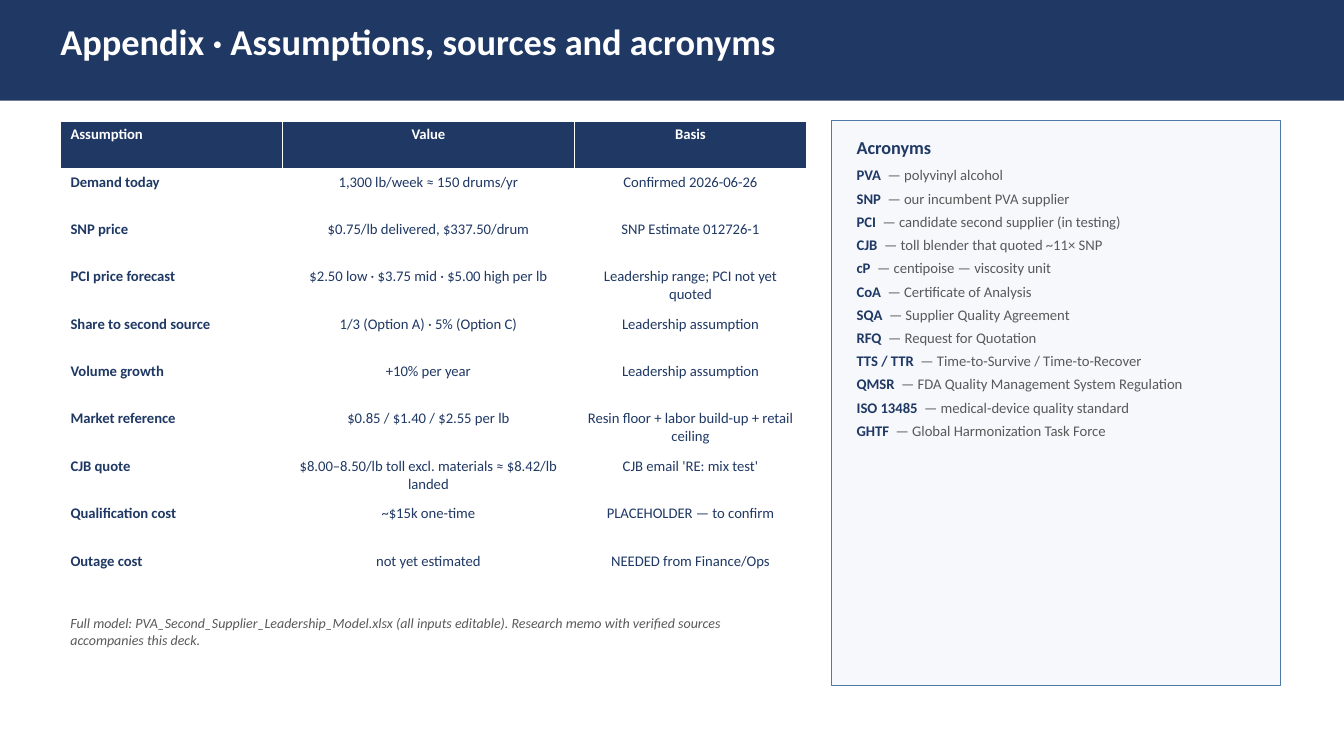
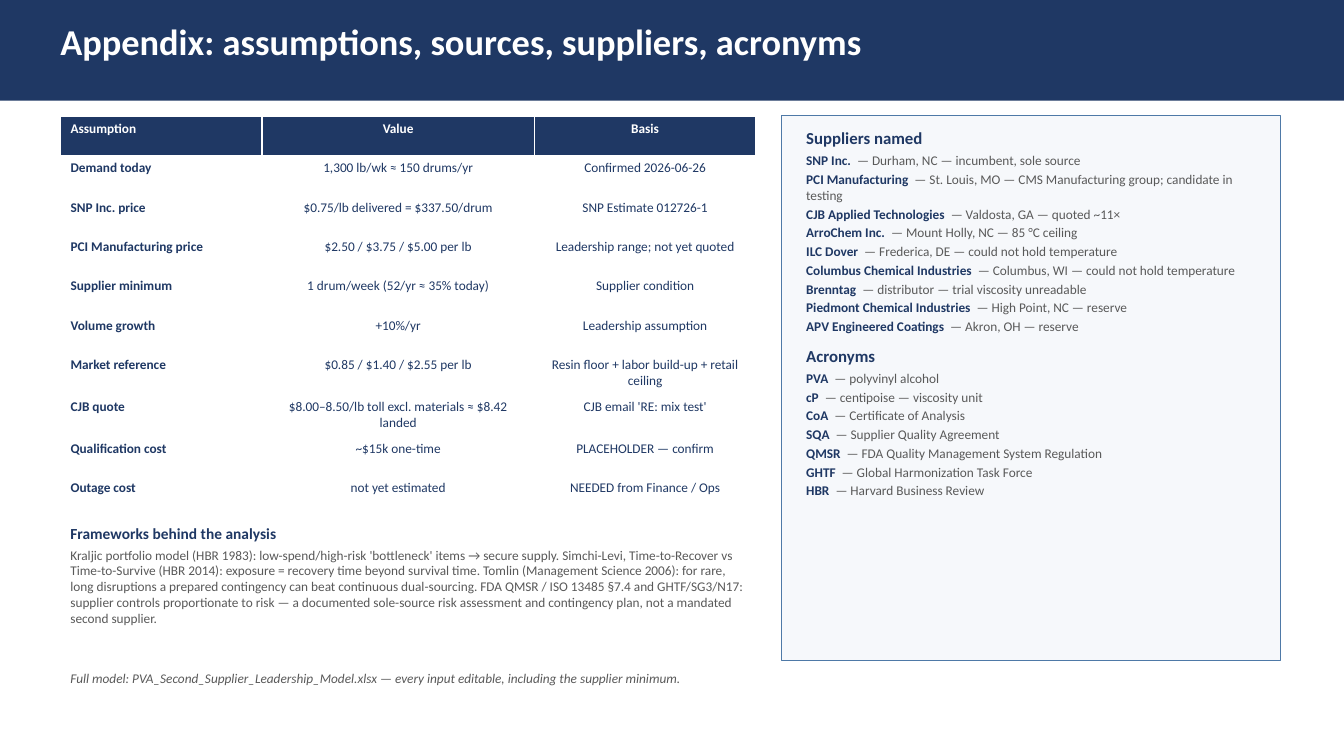
Before and after one commit to naviero1/Claude-Works, a slide deck: slide 9 of PVA second supplier initiative/PVA_Second_Supplier_Leadership_Deck.pptx (slide 15 before the commit). Drawn at 1344x756 pixels with LibreOffice and Linux fonts; fonts in the diff are those of the drawing. Boxes give left, top, right and bottom in pixels: in the first picture for what was removed or moved away, otherwise in the second. Text is boxed around its words. In the diff, an @@ line names an element or a change of style, - is before the commit and + after.

```diff
--- a/PVA second supplier initiative/PVA_Second_Supplier_Leadership_Deck.pptx
+++ b/PVA second supplier initiative/PVA_Second_Supplier_Leadership_Deck.pptx
@@ text at (x1=60, y1=29, x2=861, y2=61): text changed @@
-Appendix · Assumptions, sources and acronyms
+Appendix: assumptions, sources, suppliers, acronyms
@@ table at (x1=60, y1=116, x2=756, y2=509) @@
-row 2, column 2: 1,300 lb/week ≈ 150 drums/yr
+row 2, column 2: 1,300 lb/wk ≈ 150 drums/yr
-row 3, column 1: SNP price
+row 3, column 1: SNP Inc. price
-row 3, column 2: $0.75/lb delivered, $337.50/drum
+row 3, column 2: $0.75/lb delivered = $337.50/drum
-row 4: PCI price forecast | $2.50 low · $3.75 mid · $5.00 high per lb | Leadership range; PCI not yet quoted
+row 4: PCI Manufacturing price | $2.50 / $3.75 / $5.00 per lb | Leadership range; not yet quoted
-row 5: Share to second source | 1/3 (Option A) · 5% (Option C) | Leadership assumption
+row 5: Supplier minimum | 1 drum/week (52/yr ≈ 35% today) | Supplier condition
-row 6, column 2: +10% per year
+row 6, column 2: +10%/yr
-row 8, column 2: $8.00–8.50/lb toll excl. materials ≈ $8.42/lb landed
+row 8, column 2: $8.00–8.50/lb toll excl. materials ≈ $8.42 landed
-row 9, column 3: PLACEHOLDER — to confirm
+row 9, column 3: PLACEHOLDER — confirm
-row 10, column 3: NEEDED from Finance/Ops
+row 10, column 3: NEEDED from Finance / Ops
@@ size 10.5 to 9.5 pt in "Assumption", "Value", "Basis", "Demand today" and 13 more places @@
@@ table resized from (x1=60, y1=121, x2=807, y2=595) to (x1=60, y1=116, x2=756, y2=509) @@
@@ rectangle resized from (x1=832, y1=121, x2=1280, y2=686) to (x1=781, y1=116, x2=1280, y2=660) @@
@@ text "Suppliers named" moved from (x1=857, y1=170, x2=1182, y2=436) to (x1=806, y1=132, x2=1235, y2=495) @@
@@ text at (x1=806, y1=132, x2=1235, y2=334): paragraphs added @@
+Suppliers named
+SNP Inc. — Durham, NC — incumbent, sole source
+PCI Manufacturing — St. Louis, MO — CMS Manufacturing group; candidate in testing
+CJB Applied Technologies — Valdosta, GA — quoted ~11×
+ArroChem Inc. — Mount Holly, NC — 85 °C ceiling
+ILC Dover — Frederica, DE — could not hold temperature
+Columbus Chemical Industries — Columbus, WI — could not hold temperature
+Brenntag — distributor — trial viscosity unreadable
+Piedmont Chemical Industries — High Point, NC — reserve
+APV Engineered Coatings — Akron, OH — reserve
@@ text at (x1=857, y1=216, x2=1121, y2=253): paragraphs removed @@
-SNP — our incumbent PVA supplier
-PCI — candidate second supplier (in testing)
-CJB — toll blender that quoted ~11× SNP
@@ text at (x1=806, y1=351, x2=1102, y2=477): size 13 to 12 pt in "Acronyms"; size 10.5 to 9.5 pt in "PVA — polyvinyl alcohol", "cP — centipoise — viscosity unit", "CoA — Certificate of Analysis", "SQA — Supplier Quality Agreement" and 2 more places; more space between paragraphs; less space between paragraphs @@
@@ text at (x1=857, y1=333, x2=1141, y2=366): paragraphs removed @@
-RFQ — Request for Quotation
-TTS / TTR — Time-to-Survive / Time-to-Recover
@@ text at (x1=857, y1=403, x2=1129, y2=416): paragraph removed @@
-ISO 13485 — medical-device quality standard
@@ text at (x1=806, y1=486, x2=985, y2=495): paragraph added @@
+HBR — Harvard Business Review
@@ text added at (x1=70, y1=528, x2=743, y2=625), 9.5 pt, text #595959 @@
+Frameworks behind the analysis
+Kraljic portfolio model (HBR 1983): low-spend/high-risk 'bottleneck' items → secure supply. Simchi-Levi, Time-to-Recover vs Time-to-Survive (HBR 2014): exposure = recovery time beyond survival time. Tomlin (Management Science 2006): for rare, long disruptions a prepared contingency can beat continuous dual-sourcing. FDA QMSR / ISO 13485 §7.4 and GHTF/SG3/N17: supplier controls proportionate to risk — a documented sole-source risk assessment and contingency plan, not a mandated second supplier.
@@ text at (x1=70, y1=674, x2=681, y2=685): text changed; size 10 to 9.5 pt @@
-Full model: PVA_Second_Supplier_Leadership_Model.xlsx (all inputs editable). Research memo with verified sources accompanies this deck.
+Full model: PVA_Second_Supplier_Leadership_Model.xlsx — every input editable, including the supplier minimum.
```
Also in this commit, not shown: 1 other slide changed, 7 slides added, 13 slides removed, 6 other files.
